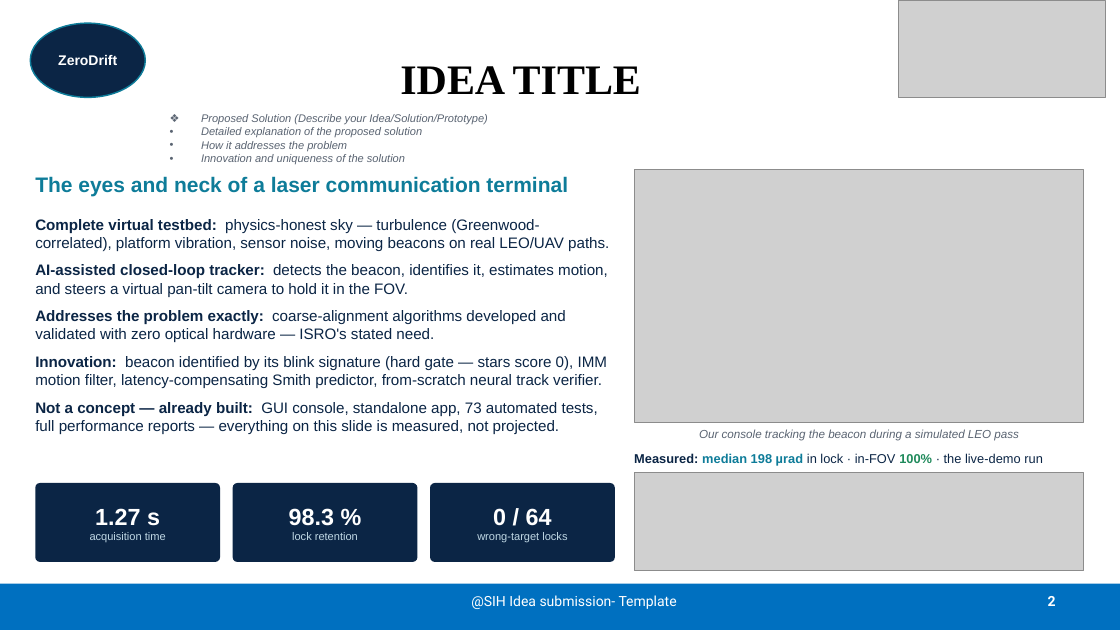
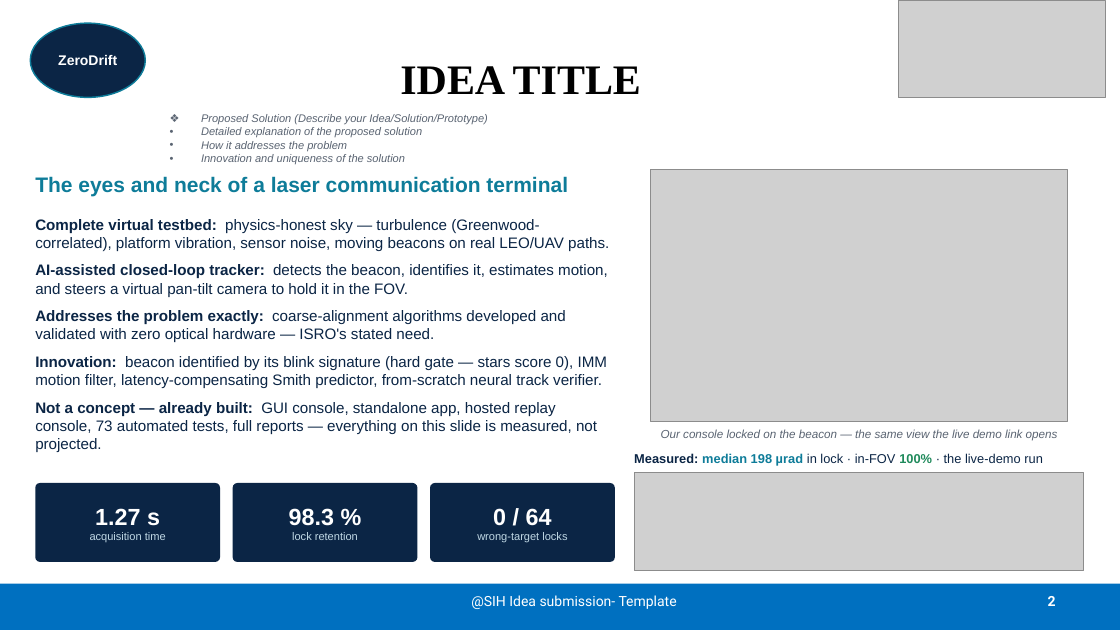
Before and after one commit to pranshukesavmishra/SIH2026, a slide deck: slide 2 of docs/submission/ZeroDrift_SIH26169.pptx. Drawn at 1120x630 pixels with LibreOffice and Linux fonts; fonts in the diff are those of the drawing; grey boxes stand for pictures. Boxes give left, top, right and bottom in pixels: in the first picture for what was removed or moved away, otherwise in the second. Text is boxed around its words. In the diff, an @@ line names an element or a change of style, - is before the commit and + after.

```diff
--- a/docs/submission/ZeroDrift_SIH26169.pptx
+++ b/docs/submission/ZeroDrift_SIH26169.pptx
@@ picture: place and size @@
-picture at (634,170,1084,423)
+picture at (651,170,1068,422)
@@ text at (35,402,597,452): text changed @@
-Not a concept — already built: GUI console, standalone app, 73 automated tests, full performance reports — everything on this slide is measured, not projected.
+Not a concept — already built: GUI console, standalone app, hosted replay console, 73 automated tests, full reports — everything on this slide is measured, not projected.
@@ text at (661,429,1058,441): text changed @@
-Our console tracking the beacon during a simulated LEO pass
+Our console locked on the beacon — the same view the live demo link opens
```
Also in this commit, not shown: 1 other slide changed, 1 other file.
